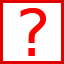
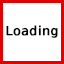
Layers edited between the first and the second 64 × 64 image:
renamed "?" to "Loading", painted on it over [left=6, top=8, right=58, bottom=56]
